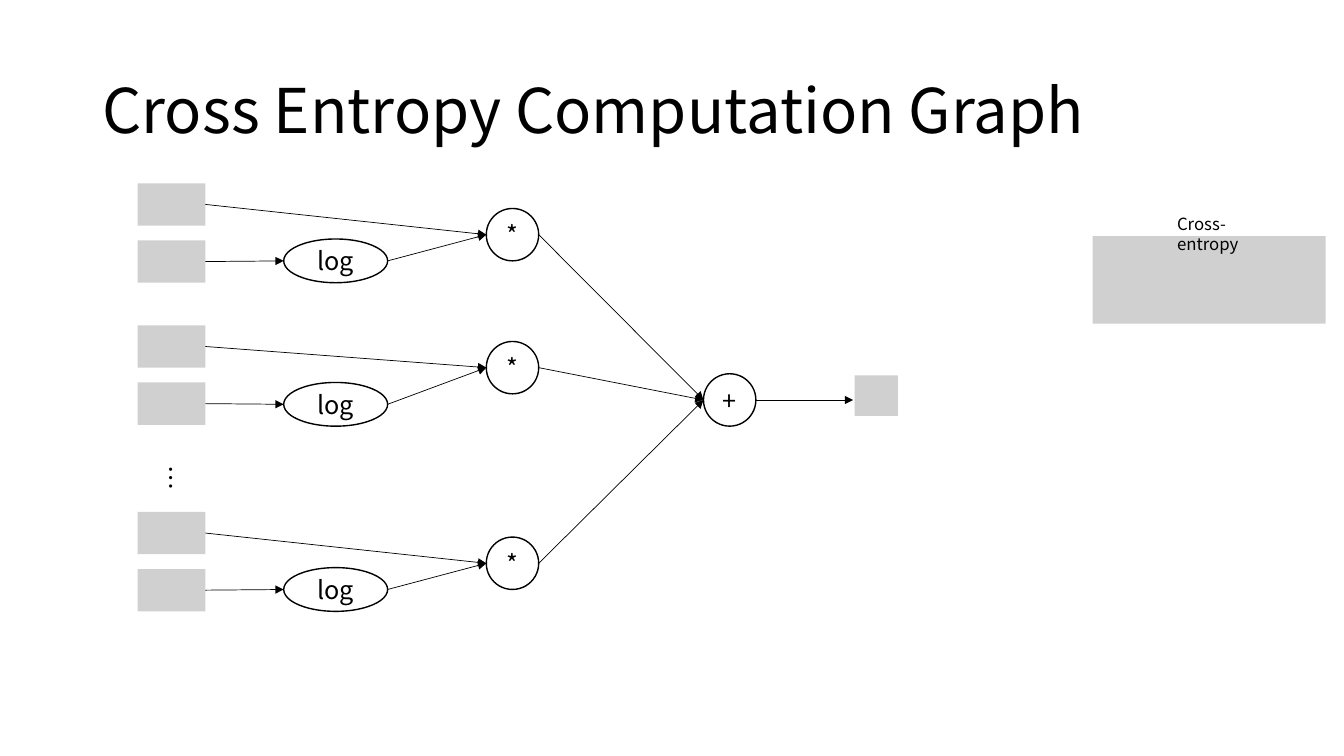
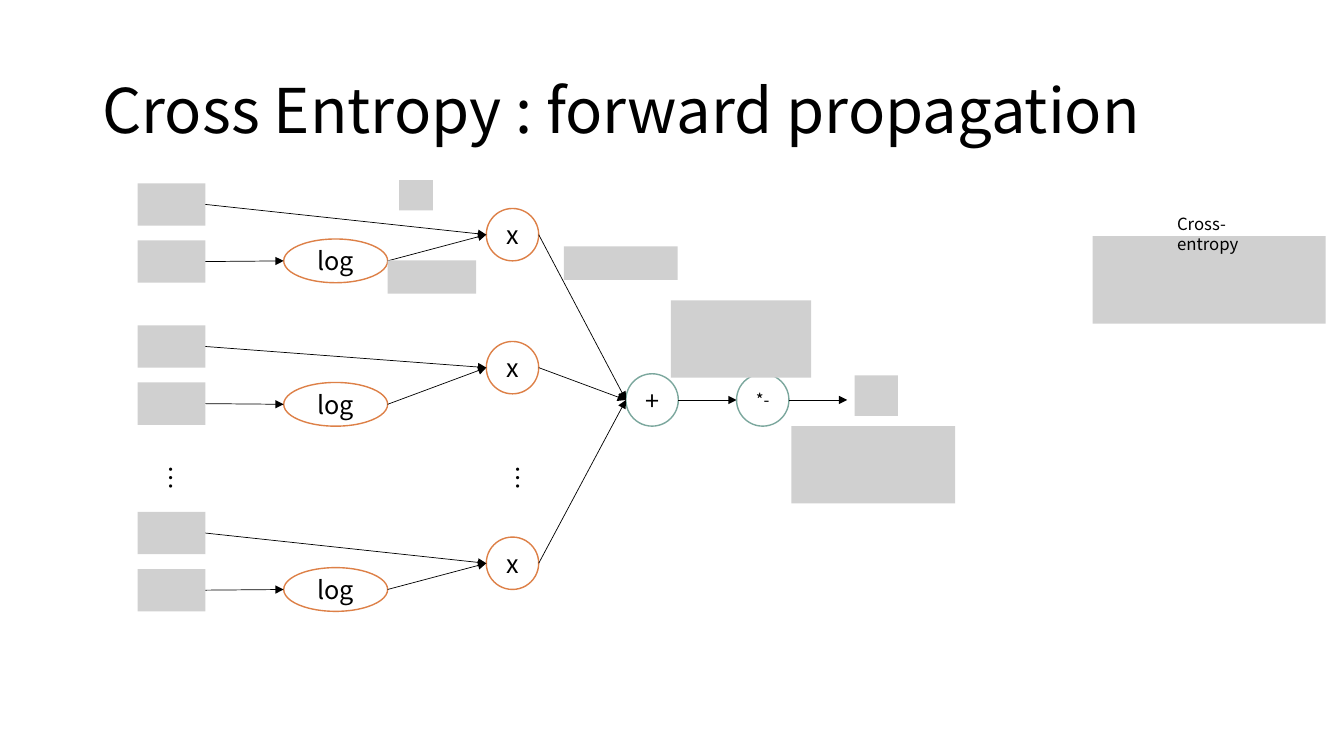
Before and after one commit to taeminlee/taeminlee.github.io_backupo, a slide deck: slide 17 of assets/figures.pptx (slide 13 before the commit). Drawn at 1344x756 pixels with LibreOffice and Linux fonts; fonts in the diff are those of the drawing; grey boxes stand for pictures. Boxes give left, top, right and bottom in pixels: in the first picture for what was removed or moved away, otherwise in the second. Text is boxed around its words. In the diff, an @@ line names an element or a change of style, - is before the commit and + after.

```diff
--- a/assets/figures.pptx
+++ b/assets/figures.pptx
@@ title at box(102, 83, 1140, 149): text changed @@
-Cross Entropy Computation Graph
+Cross Entropy : forward propagation
@@ picture added at box(399, 180, 434, 211) @@
@@ text in ellipse at box(506, 230, 519, 244): text changed @@
-*
+x
@@ arrow moved from (538, 235) - (704, 400) to (538, 235) - (626, 400) @@
@@ picture added at box(388, 260, 477, 293) @@
@@ picture added at box(565, 246, 679, 279) @@
@@ picture added at box(671, 300, 812, 378) @@
@@ text in ellipse at box(506, 363, 519, 377): text changed @@
-*
+x
@@ arrow moved from (538, 368) - (704, 400) to (538, 368) - (626, 400) @@
@@ ellipse "+": place and size @@
-ellipse "+" at box(704, 374, 756, 426)
+ellipse "+" at box(626, 374, 679, 426)
@@ ellipse "+" at box(626, 374, 679, 426): outline #000000 1 pt to #7BA79D 1 pt @@
@@ ellipse added at box(737, 374, 789, 426), fill #FFFFFF, outline #7BA79D 1 pt, 12 pt, text #000000 @@
+*-
@@ arrow moved from (538, 564) - (704, 400) to (538, 564) - (626, 400) @@
@@ arrow moved from (756, 400) - (853, 400) to (679, 400) - (737, 400) @@
@@ arrow added from (789, 400) to (848, 400), #000000 0.5 pt @@
@@ picture added at box(791, 426, 955, 504) @@
@@ text added at box(498, 456, 538, 492), 18 pt, text #000000 @@
+…
@@ outline #000000 1 pt to #DD8047 1 pt in 6 elements at box(283, 239, 387, 282), box(283, 382, 387, 425), box(283, 568, 387, 611), box(486, 209, 538, 261), box(486, 342, 538, 394), box(486, 537, 538, 590) @@
@@ text in ellipse at box(506, 559, 519, 573): text changed @@
-*
+x
```
Also in this commit, not shown: 11 other slides changed, 12 slides added, 1 slide removed, 5 other files.
